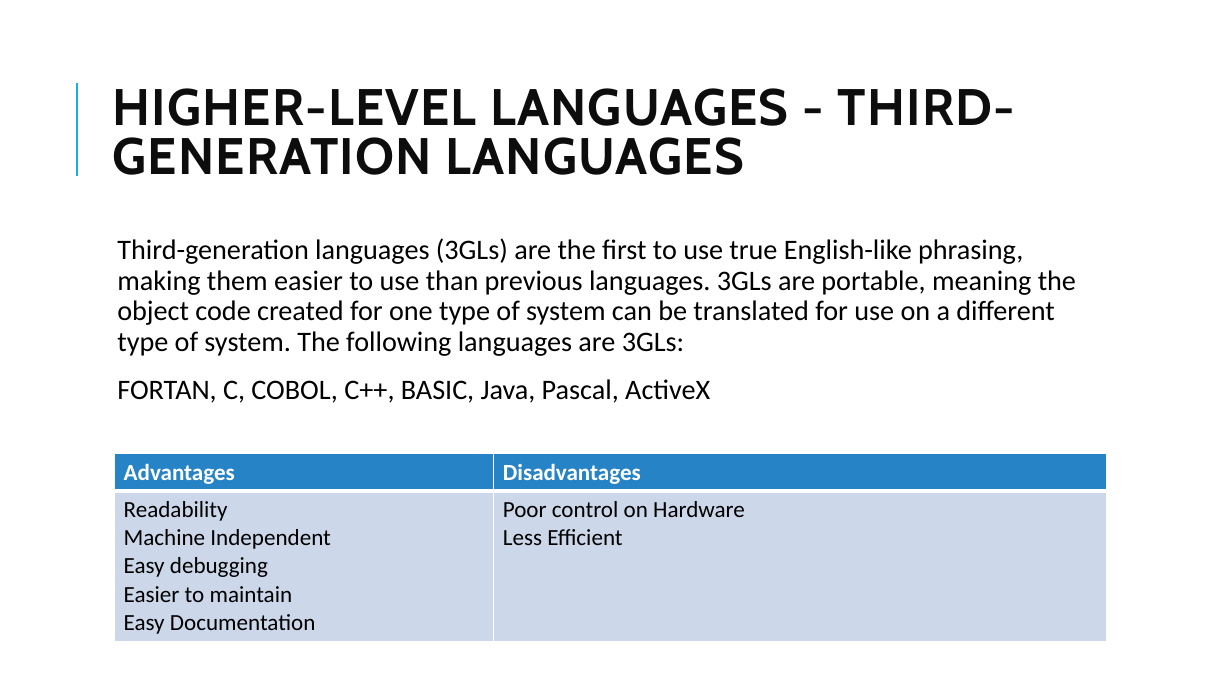
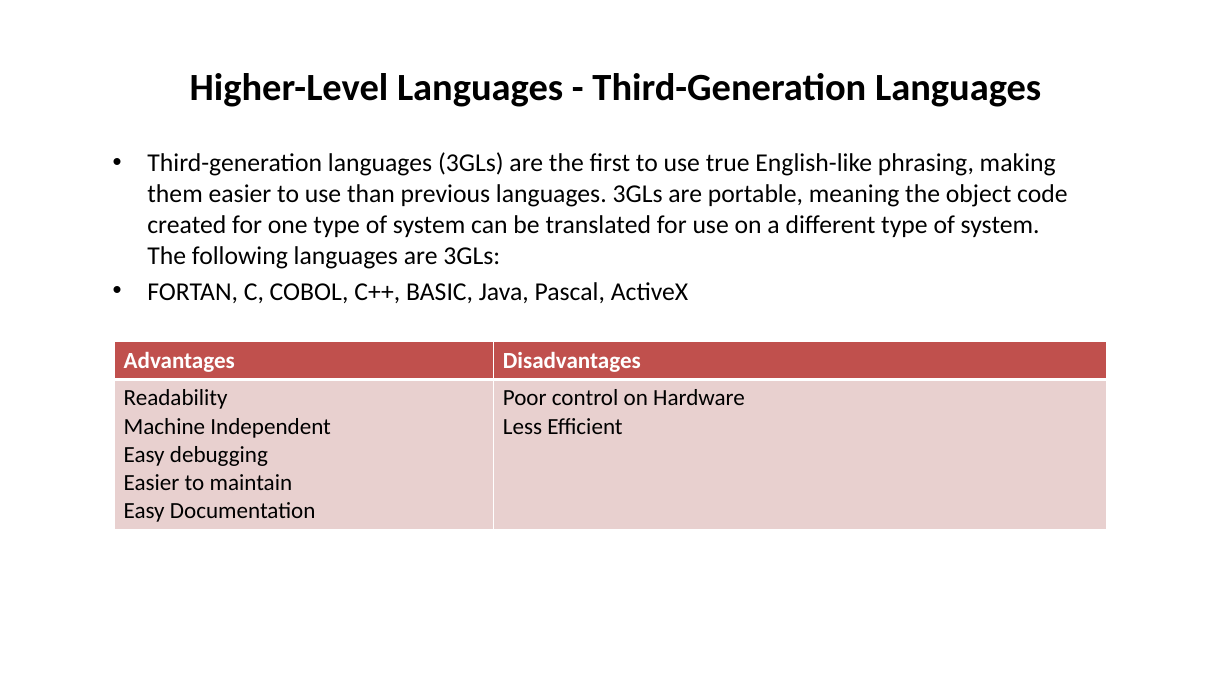
Before and after one commit to mahendra-shinde/JP, a slide deck: slide 5 of ritesh/Evolution and History of Programming Languages.pptx (slide 6 before the commit). Drawn at 1232x693 pixels with LibreOffice and Linux fonts; fonts in the diff are those of the drawing. Boxes give left, top, right and bottom in pixels: in the first picture for what was removed or moved away, otherwise in the second. Text is boxed around its words. In the diff, an @@ line names an element or a change of style, - is before the commit and + after.

```diff
--- a/ritesh/Evolution and History of Programming Languages.pptx
+++ b/ritesh/Evolution and History of Programming Languages.pptx
@@ line removed from (77, 176) to (77, 83) @@
@@ title at bbox=[190, 73, 1041, 107]: text changed; size 40 to 30 pt; font Cabin to Calibri; text colour #0D0D0D to #000000 @@
-HIGHER-LEVEL LANGUAGES - THIRD-GENERATION LANGUAGES
+Higher-Level Languages - Third-Generation Languages
@@ text "Third-generation languages (3GLs) are the ...": place and size @@
-text "Third-generation languages (3GLs) are the ..." at bbox=[117, 238, 1076, 403]
+text "Third-generation languages (3GLs) are the ..." at bbox=[147, 152, 1067, 303]
@@ text "Third-generation languages (3GLs) are the ..." at bbox=[147, 152, 1067, 303]: size 22 to 20 pt; bullet   to •; line spacing 0.9 to 1; less space between paragraphs @@
@@ table at bbox=[115, 342, 1106, 527] @@
@@ fill #2683C6 to #C0504D in row 1 @@
@@ fill #CDD9EA to #E8D0D0 in row 2 @@
@@ table: place and size @@
-table at bbox=[115, 454, 1106, 639]
+table at bbox=[115, 342, 1106, 527]
```
Also in this commit, not shown: 5 other slides changed, 3 slides added, 4 slides removed.
